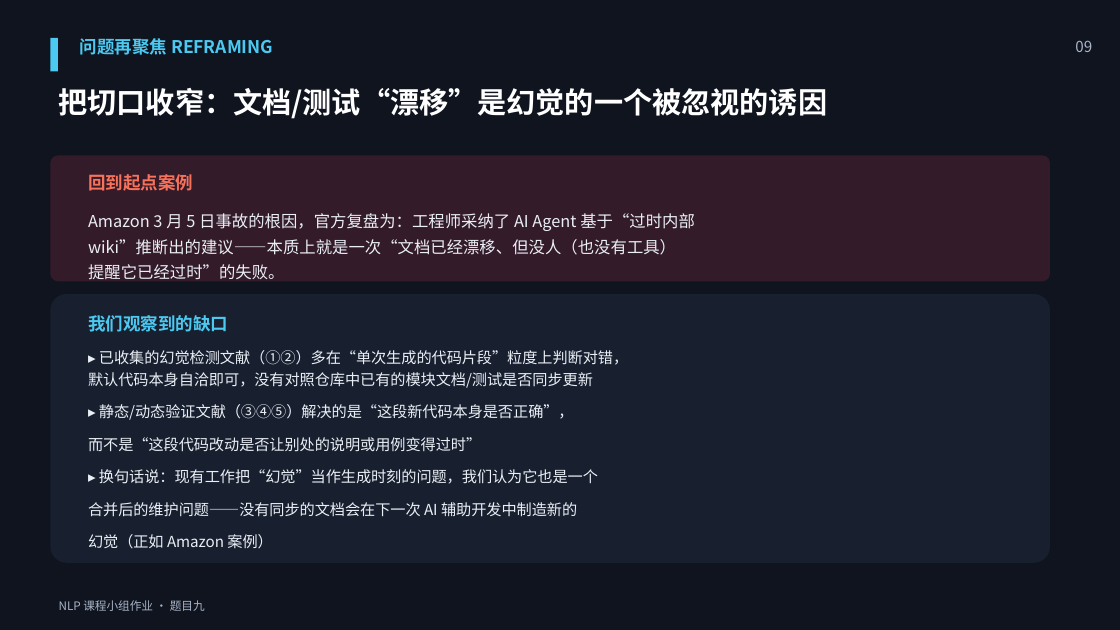
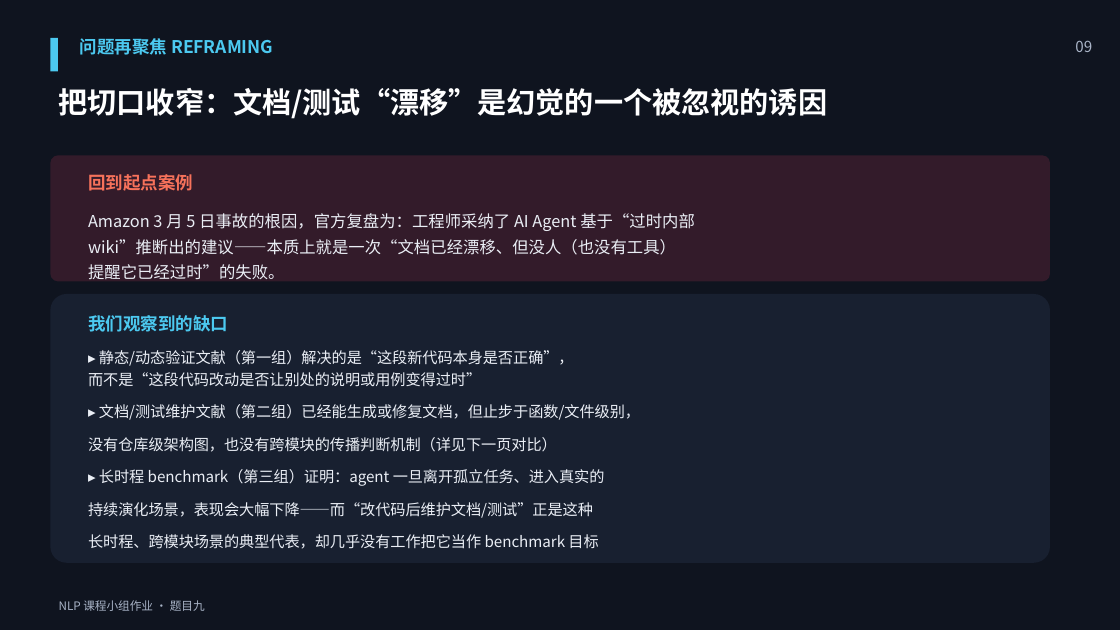
Before and after one commit to Nictheboy/college-nlp-lab, a slide deck: slide 10 of slides/topic9_literature_review.pptx. Drawn at 1120x630 pixels with LibreOffice and Linux fonts; fonts in the diff are those of the drawing. Boxes give left, top, right and bottom in pixels: in the first picture for what was removed or moved away, otherwise in the second. Text is boxed around its words. In the diff, an @@ line names an element or a change of style, - is before the commit and + after.

```diff
--- a/slides/topic9_literature_review.pptx
+++ b/slides/topic9_literature_review.pptx
@@ text at [88, 350, 640, 549]: text changed @@
-▸ 已收集的幻觉检测文献（①②）多在“单次生成的代码片段”粒度上判断对错，
-默认代码本身自洽即可，没有对照仓库中已有的模块文档/测试是否同步更新
-▸ 静态/动态验证文献（③④⑤）解决的是“这段新代码本身是否正确”，
-而不是“这段代码改动是否让别处的说明或用例变得过时”
-▸ 换句话说：现有工作把“幻觉”当作生成时刻的问题，我们认为它也是一个
-合并后的维护问题——没有同步的文档会在下一次 AI 辅助开发中制造新的
-幻觉（正如 Amazon 案例）
+▸ 静态/动态验证文献（第一组）解决的是“这段新代码本身是否正确”，
+而不是“这段代码改动是否让别处的说明或用例变得过时”
+▸ 文档/测试维护文献（第二组）已经能生成或修复文档，但止步于函数/文件级别，
+没有仓库级架构图，也没有跨模块的传播判断机制（详见下一页对比）
+▸ 长时程 benchmark（第三组）证明：agent 一旦离开孤立任务、进入真实的
+持续演化场景，表现会大幅下降——而“改代码后维护文档/测试”正是这种
+长时程、跨模块场景的典型代表，却几乎没有工作把它当作 benchmark 目标
```
Also in this commit, not shown: 10 other slides changed, 20 other files.
